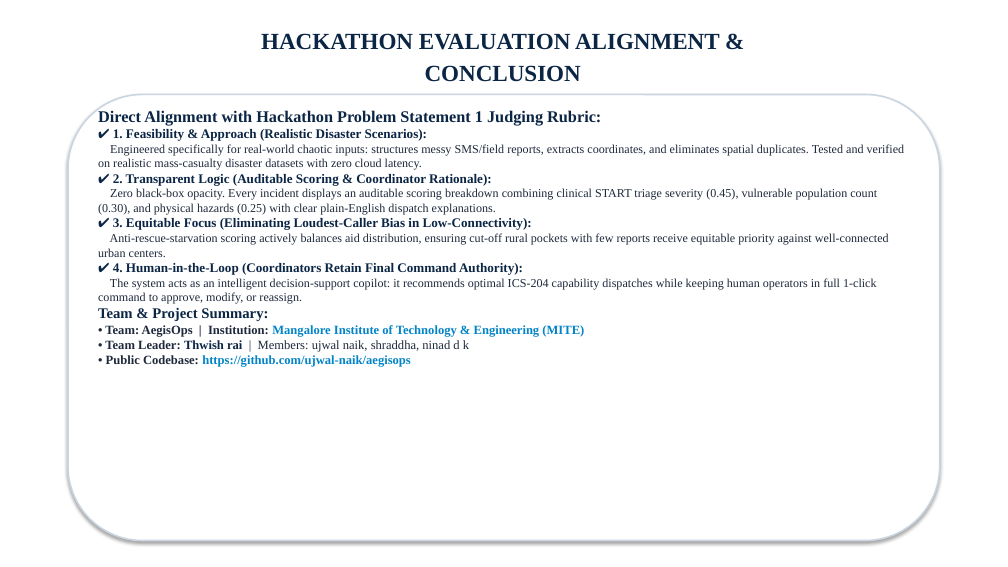
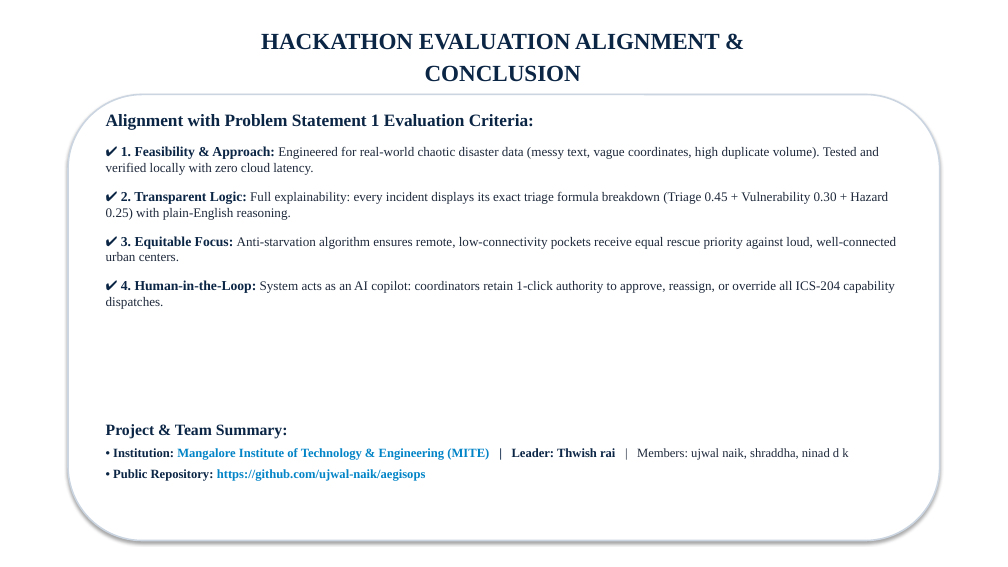
Before and after one commit to ujwal-naik/aegisops, a slide deck: slide 7 of AegisOps_Official_Pitch.pptx. Drawn at 1008x567 pixels with LibreOffice and Linux fonts; fonts in the diff are those of the drawing; background and template pictures are left out. Boxes give left, top, right and bottom in pixels: in the first picture for what was removed or moved away, otherwise in the second. Text is boxed around its words. In the diff, an @@ line names an element or a change of style, - is before the commit and + after.

```diff
--- a/AegisOps_Official_Pitch.pptx
+++ b/AegisOps_Official_Pitch.pptx
@@ text at [106, 114, 896, 309]: text changed; size 11.5 to 12.5 pt @@
-Direct Alignment with Hackathon Problem Statement 1 Judging Rubric:
-✔ 1. Feasibility & Approach (Realistic Disaster Scenarios):
-Engineered specifically for real-world chaotic inputs: structures messy SMS/field reports, extracts coordinates, and eliminates spatial duplicates. Tested and verified on realistic mass-casualty disaster datasets with zero cloud latency.
-✔ 2. Transparent Logic (Auditable Scoring & Coordinator Rationale):
-Zero black-box opacity. Every incident displays an auditable scoring breakdown combining clinical START triage severity (0.45), vulnerable population count (0.30), and physical hazards (0.25) with clear plain-English dispatch explanations.
-✔ 3. Equitable Focus (Eliminating Loudest-Caller Bias in Low-Connectivity):
-Anti-rescue-starvation scoring actively balances aid distribution, ensuring cut-off rural pockets with few reports receive equitable priority against well-connected urban centers.
-✔ 4. Human-in-the-Loop (Coordinators Retain Final Command Authority):
-The system acts as an intelligent decision-support copilot: it recommends optimal ICS-204 capability dispatches while keeping human operators in full 1-click command to approve, modify, or reassign.
-Team & Project Summary:
-• Team: AegisOps | Institution: Mangalore Institute of Technology & Engineering (MITE)
-• Team Leader: Thwish rai | Members: ujwal naik, shraddha, ninad d k
-• Public Codebase: https://github.com/ujwal-naik/aegisops
+Alignment with Problem Statement 1 Evaluation Criteria:
+✔ 1. Feasibility & Approach: Engineered for real-world chaotic disaster data (messy text, vague coordinates, high duplicate volume). Tested and verified locally with zero cloud latency.
+✔ 2. Transparent Logic: Full explainability: every incident displays its exact triage formula breakdown (Triage 0.45 + Vulnerability 0.30 + Hazard 0.25) with plain-English reasoning.
+✔ 3. Equitable Focus: Anti-starvation algorithm ensures remote, low-connectivity pockets receive equal rescue priority against loud, well-connected urban centers.
+✔ 4. Human-in-the-Loop: System acts as an AI copilot: coordinators retain 1-click authority to approve, reassign, or override all ICS-204 capability dispatches.
@@ text added at [106, 424, 848, 481], 12 pt, text #0284C7, bold @@
+Project & Team Summary:
+• Institution: Mangalore Institute of Technology & Engineering (MITE) | Leader: Thwish rai | Members: ujwal naik, shraddha, ninad d k
+• Public Repository: https://github.com/ujwal-naik/aegisops
```
Also in this commit, not shown: 6 other slides changed, 15 other files.
